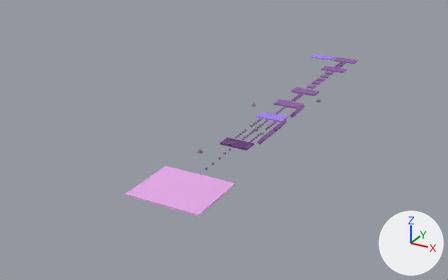
Renders of the glTF model assets/level2.glb from each side of a commit.
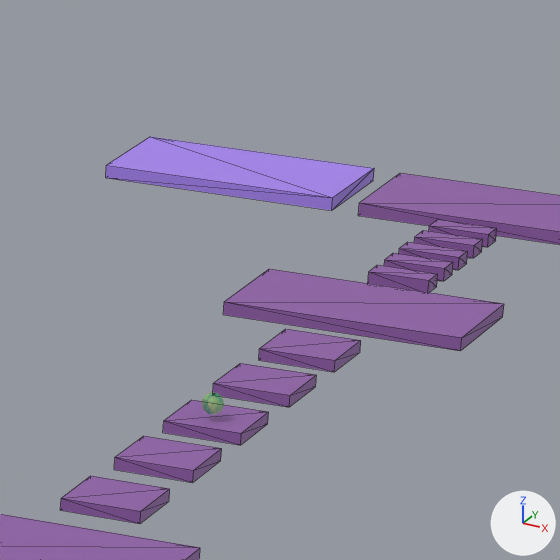
The first picture shows the older version from a 50 mm camera at (291.0, -929.0, 281.0) aimed at (-52.0, -306.0, -31.0). The close-ups show both versions on the part from 67% to 79% of the width and 15% to 33% of the height of that picture; other places that the commit changed are outside them. Arrows for +X, +Y and +Z are at lower right; the lights stay in place. The close-ups show mesh edges as thin lines.

Before the edit, the objects in view are built like this:
```python
me_cube_005 = bpy.data.meshes.new('Cube.005')
me_cube_005.from_pydata(...)  # a box spanning x -1.0..1.0, y -1.0..1.0, z -1.0..1.0
me_cube_005.materials.append(mat_wall_003)  # picture img_resurrect_64_32x
me_cube_008 = bpy.data.meshes.new('Cube.008')
me_cube_008.from_pydata(...)  # a box spanning x -1.0..1.0, y -1.0..1.0, z -1.0..1.0
me_cube_008.materials.append(mat_wall_006)  # picture img_resurrect_64_32x
ob_checkpoint_001 = bpy.data.objects.new('Checkpoint.001', me_cube_005)
ob_checkpoint_001.parent = ob_checkpoint2_002
ob_checkpoint_001.location = (0.0, 0.0, 0.0)
ob_checkpoint_001.scale = (4.37, 1.79, 0.946)
ob_platform_063 = bpy.data.objects.new('Platform.063', me_cube_008)
ob_platform_063.parent = ob_platform2_062
ob_platform_063.location = (0.0, 0.0, 0.0)
ob_platform_063.scale = (4.37, 1.79, 0.946)
ob_platform_067 = bpy.data.objects.new('Platform.067', me_cube_008)
ob_platform_067.parent = ob_platform2_066
ob_platform_067.location = (0.0, 0.0, 0.0)
ob_platform_067.scale = (4.37, 1.79, 0.946)
# also in view: 'Platform.003' at (0.0, -19.0, 0.0); 'Platform.002' at (0.0, -13.0, 0.0); 'Platform.004' at (0.0, -26.0, 0.0); 'Platform.006' at (0.0, -38.0, 0.0); 'Platform.064' at (0.0, -76.0, 0.0)
```
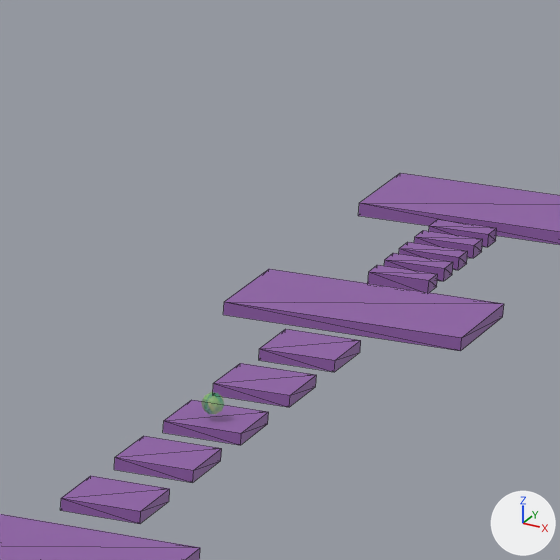
The change in detail:
Material 'Checkpoint.001' (mat_checkpoint_001) is new.
Uses the picture img_resurrect_64_32x.
Mesh me_cube_014 is new.
It is a box spanning x -1.0..1.0, y -1.0..1.0, z -1.0..1.0.
It uses material mat_checkpoint_001.
Object 'Checkpoint.001' (ob_checkpoint_001) now shows me_cube_014 instead of me_cube_005.
In object 'Checkpoint.001' (ob_checkpoint_001), parent goes from ob_checkpoint2_002 to ob_checkpoint2_001.
Object 'Checkpoint.001' (ob_checkpoint_001) moves from (0.0, 0.0, 0.0) to (0.0, 2.0, 15.5).
Object 'Checkpoint.001' (ob_checkpoint_001) is rescaled from (4.37, 1.79, 0.946) to (23.5, 0.179, 14.6).

Boxes (x1, y1, x2, y2) around the edits, measured in the close-ups (560 x 560 px):
'Checkpoint.001', reshaped, moved, rescaled (not visible afterwards): before (106, 137, 374, 210)
